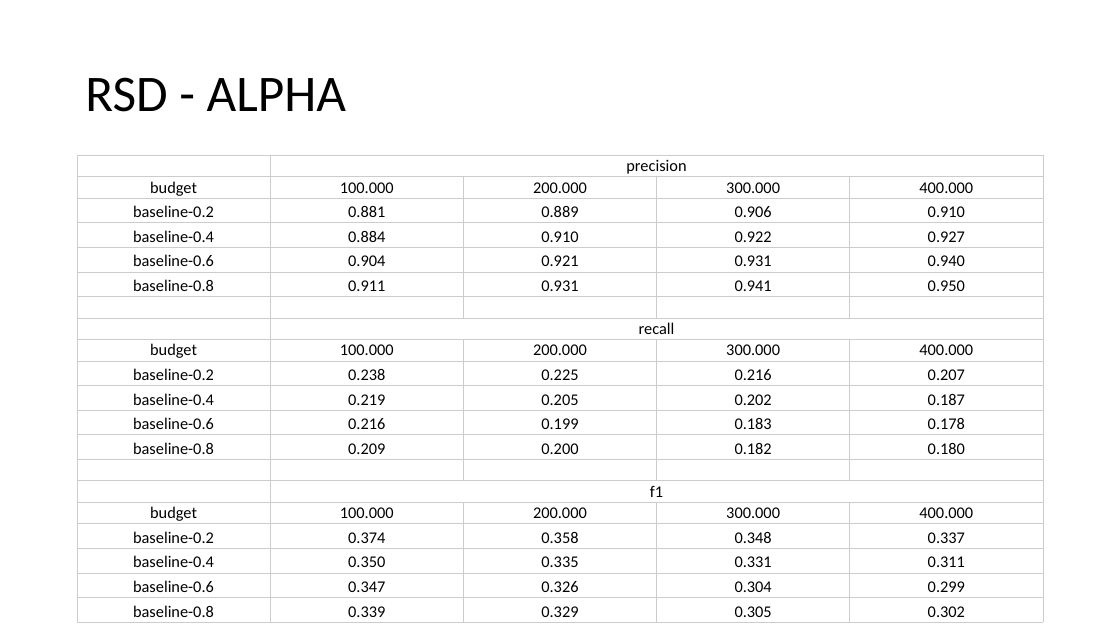
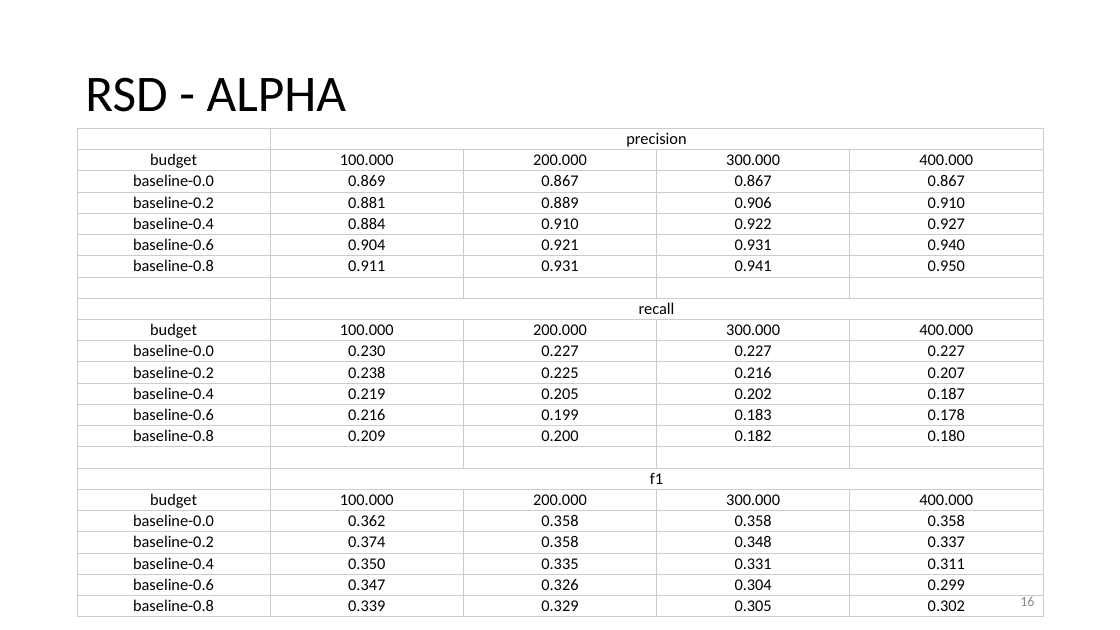
Before and after one commit to hellokayas/Sockfarm-Project, a slide deck: slide 16 of resources/sockfarm.pptx. Drawn at 1120x630 pixels with LibreOffice and Linux fonts; fonts in the diff are those of the drawing. Boxes give left, top, right and bottom in pixels: in the first picture for what was removed or moved away, otherwise in the second. Text is boxed around its words. In the diff, an @@ line names an element or a change of style, - is before the commit and + after.

Commit message:
update slides

```diff
--- a/resources/sockfarm.pptx
+++ b/resources/sockfarm.pptx
@@ table at (77,129,1044,615) @@
+row 3: baseline-0.0 | 0.869 | 0.867 | 0.867 | 0.867
+row 11: baseline-0.0 | 0.230 | 0.227 | 0.227 | 0.227
+row 19: baseline-0.0 | 0.362 | 0.358 | 0.358 | 0.358
@@ table: place and size @@
-table at (77,155,1044,621)
+table at (77,129,1044,615)
@@ page number added at (1020,595,1034,606), 12 pt, text #8C8C8C @@
+16
```
Also in this commit, not shown: 17 other slides changed, 8 slides added, 1 slide removed.
